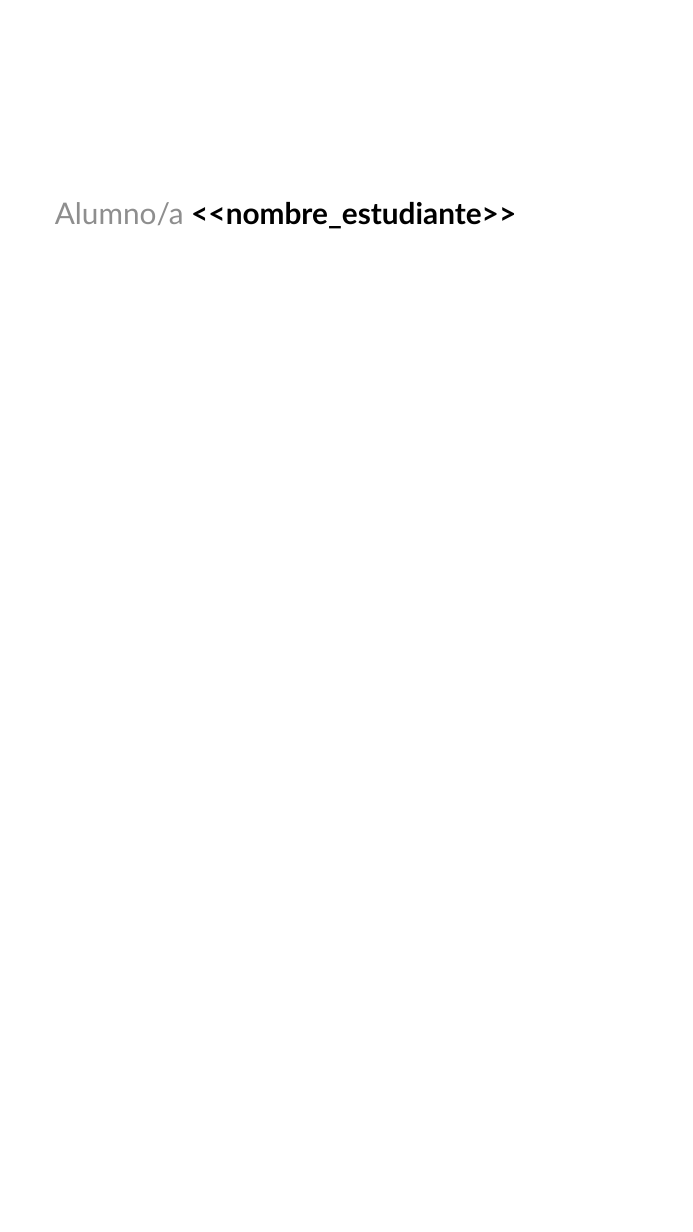
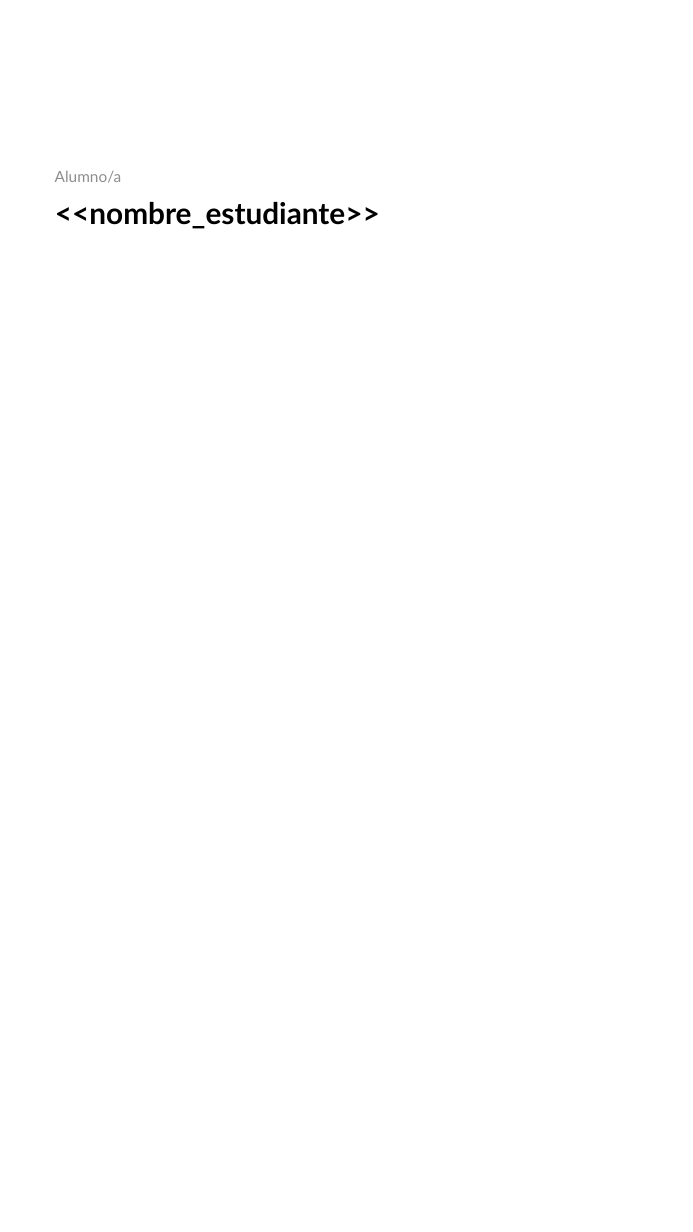
Before and after one commit to gero-educacion/reportgen, a slide deck: slide 1 of assets/template_utp_padres.pptx. Drawn at 693x1232 pixels with LibreOffice and Linux fonts; fonts in the diff are those of the drawing; background and template pictures are left out. Boxes give left, top, right and bottom in pixels: in the first picture for what was removed or moved away, otherwise in the second. Text is boxed around its words. In the diff, an @@ line names an element or a change of style, - is before the commit and + after.

Commit message:
Alumno/a

```diff
--- a/assets/template_utp_padres.pptx
+++ b/assets/template_utp_padres.pptx
@@ text added at [55, 171, 122, 183], 18 pt, text #8E8E8E @@
+Alumno/a
@@ text at [55, 202, 380, 229]: text changed @@
-Alumno/a <<nombre_estudiante>>
+<<nombre_estudiante>>
```
